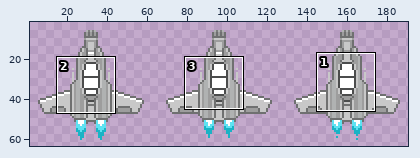
Edited in one commit: sprite sheet (assets/images/playerShip_64x64.gif). The picture above shows the old version from afar; the outline marks the close-up.
Close-up. The starting point:
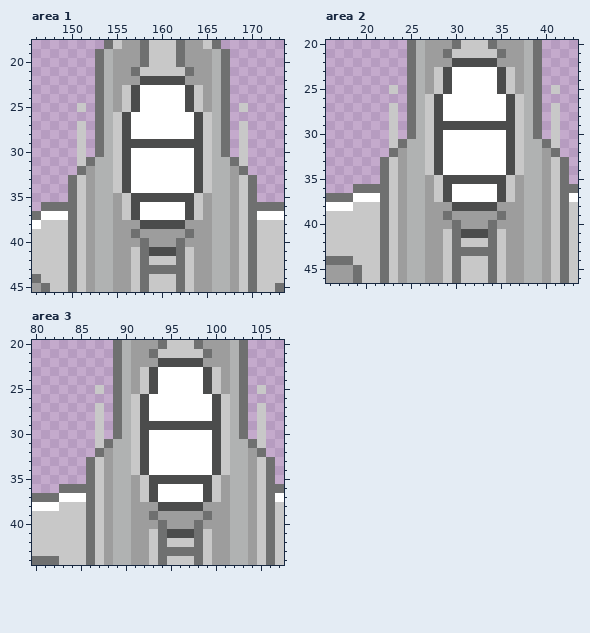
The file is 192x64 pixels. Shown: area 1: x 146..173, y 18..45; area 2: x 16..43, y 20..46; area 3: x 80..107, y 20..44. The wide view leaves out empty margins.
After the commit:
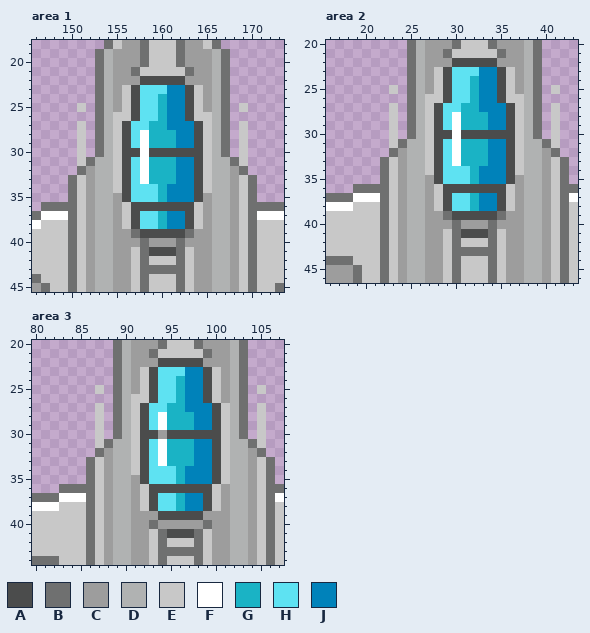
Palette (. is transparent): A #4b4c4c  B #6f7070  C #9d9d9d  D #b0b2b2  E #c8c8c8  F #ffffff  G #1ab3c5  H #5ee2f2  J #0082ba
Difference:
--- area 1
@@ x 154..166 @@
 22 DCCCAAAAACCCD
-23 DCEAFFFFFAECD
-24 DCEAFFFFFAECD
-25 DCEAFFFFFAECD
-26 DEAFFFFFFFAED
-27 DEAFFFFFFFAED
-28 DEAFFFFFFFAED
-29 DEAAAAAAAAAED
-30 DEAFFFFFFFAED
-31 DEAFFFFFFFAED
-32 DEAFFFFFFFAED
-33 DEAFFFFFFFAED
-34 DEAFFFFFFFAED
-35 DCEAAAAAAAECD
-36 DCEAFFFFFAECD
-37 DCEAFFFFFAECD
-38 DCCCAAAAACCCD
-39 DCCBCCCCCBCCD
+23 DCEAHHHJJAECD
+24 DCEAHHGJJAECD
+25 DCEAHHGJJAECD
+26 DEEAHHGJJAEED
+27 DEAHHGGJJJAED
+28 DEAHFGGGJJAED
+29 DEAHFGGGJJAED
+30 DEAAFAAAAAAED
+31 DEAHFGGGJJAED
+32 DEAHFGGGJJAED
+33 DEAHFGGGJJAED
+34 DEAHHHGJJJAED
+35 DCAHHHGJJJACD
+36 DCEAAAAAAAECD
+37 DCEAHHGJJAECD
+38 DCEAHHGJJAECD
+39 DCCBAAAAABCCD
 40 DCCCBCCCBCCCD
--- area 2
@@ x 26..38 @@
 22 DCCCAAAAACCCD
-23 DCEAFFFFFAECD
-24 DCEAFFFFFAECD
-25 DCEAFFFFFAECD
-26 DEAFFFFFFFAED
-27 DEAFFFFFFFAED
-28 DEAFFFFFFFAED
-29 DEAAAAAAAAAED
-30 DEAFFFFFFFAED
-31 DEAFFFFFFFAED
-32 DEAFFFFFFFAED
-33 DEAFFFFFFFAED
-34 DEAFFFFFFFAED
-35 DCEAAAAAAAECD
-36 DCEAFFFFFAECD
-37 DCEAFFFFFAECD
-38 DCCCAAAAACCCD
-39 DCCBCCCCCBCCD
+23 DCEAHHHJJAECD
+24 DCEAHHGJJAECD
+25 DCEAHHGJJAECD
+26 DEEAHHGJJAEED
+27 DEAHHGGJJJAED
+28 DEAHFGGGJJAED
+29 DEAHFGGGJJAED
+30 DEAAFAAAAAAED
+31 DEAHFGGGJJAED
+32 DEAHFGGGJJAED
+33 DEAHFGGGJJAED
+34 DEAHHHGJJJAED
+35 DCAHHHGJJJACD
+36 DCEAAAAAAAECD
+37 DCEAHHGJJAECD
+38 DCEAHHGJJAECD
+39 DCCBAAAAABCCD
 40 DCCCBCCCBCCCD
--- area 3
@@ x 90..103 @@
 22 DCCCAAAAACCCDB
-23 DCEAFFFFFAECDB
-24 DCEAFFFFFAECDB
-25 DCEAFFFFFAECDB
-26 DEAFFFFFFFAEDB
-27 DEAFFFFFFFAEDB
-28 DEAFFFFFFFAEDB
-29 DEAAAAAAAAAEDB
-30 DEAFFFFFFFAEDB
-31 DEAFFFFFFFAEDD
-32 DEAFFFFFFFAEDD
-33 DEAFFFFFFFAEDD
-34 DEAFFFFFFFAEDD
-35 DCEAAAAAAAECDD
-36 DCEAFFFFFAECDD
-37 DCEAFFFFFAECDD
-38 DCCCAAAAACCCDD
-39 DCCBCCCCCBCCDD
-40 DCCCBCCCBCCCDD
+23 DCEAHHHJJAECDB
+24 DCEAHHGJJAECDB
+25 DCEAHHGJJAECDB
+26 DEEAHHGJJAECDB
+27 DEAHHGGJJJAEDB
+28 DEAHFGGGJJAEDB
+29 DEAHFGGGJJAEDB
+30 DEAACAAAAAAEDB
+31 DEAHFGGGJJAEDD
+32 DEAHFGGGJJAEDD
+33 DEAHFGGGJJAEDD
+34 DEAHHHGJJJAEDD
+35 DCAHHHGJJJAEDD
+36 DCEAAAAAAAECDD
+37 DCEAHHGJJAECDD
+38 DCEAHHGJJAECDD
+39 DCCCAAAAACCCDD
+40 DCCBCCCCCBCCDD
 41 DCCEBAAABECCDD
Pixel boxes of the changes (left, top, right, bottom) in both close-ups:
changed: (122, 85, 203, 238)
changed: (434, 67, 515, 220)
changed: (140, 367, 230, 529)
